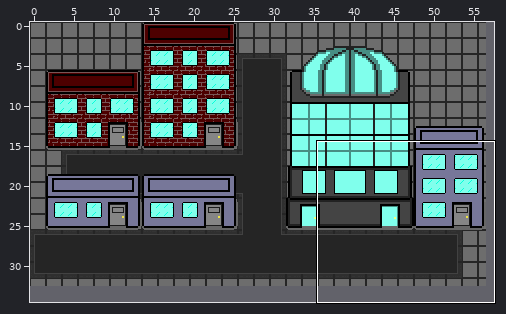
Tiled map, stored at Sumimasen/core/assets/maps/map.tmx. The first picture is a wide view before the edit; the outline marks the close-up.
Close-up. Old version:
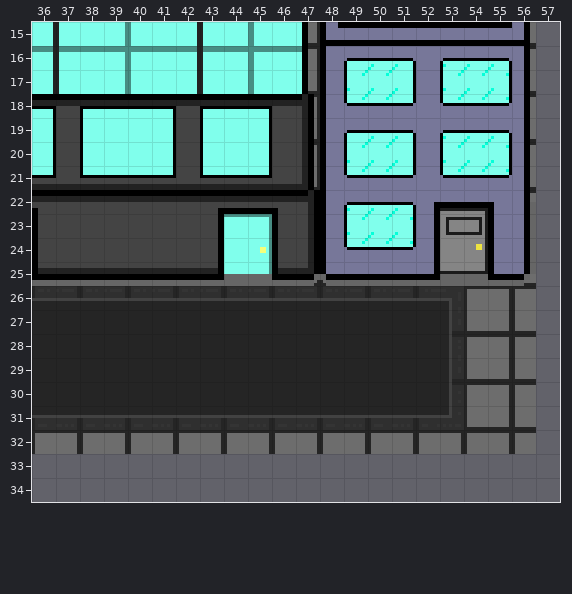
Cells are 8x8 px. Shown: x 36..57, y 15..34. The commit also changed other parts of the map, which this record leaves out.
The same view after the edit:
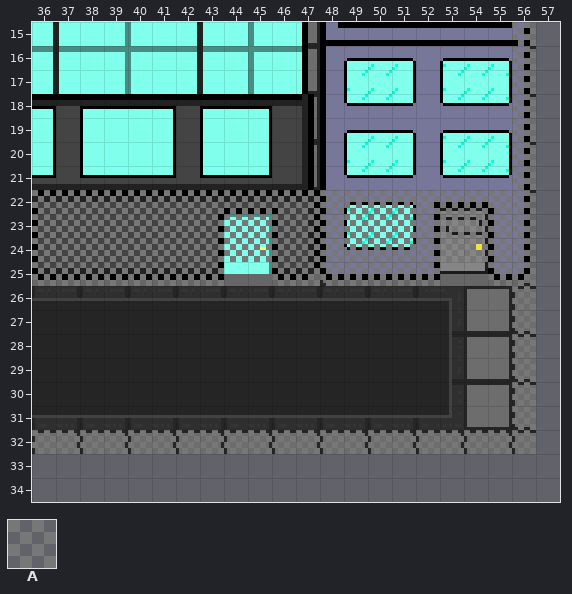
Key: from "tileset": A 12.
_ is an empty cell.
Tiles of an added or newly shown layer are drawn over the layers below it.
Change:
Changed rows in their new state; . is an unchanged cell.
Layer "Collision" (now shown):
first column x 36:
15 ....................A
16 ....................A
17 ....................A
18 ....................A
19 ....................A
20 ....................A
21 ....................A
22 AAAAAAAAAAAAAAAAAAAAA
23 AAAAAAAAAAAAAAAAAAAAA
24 AAAAAAAAAAAAAAAAA.AAA
25 AAAAAAAA..AAAAAAA..AA
26 ....................A
27 ....................A
28 ....................A
29 ....................A
30 ....................A
31 ....................A
32 AAAAAAAAAAAAAAAAAAAAA
